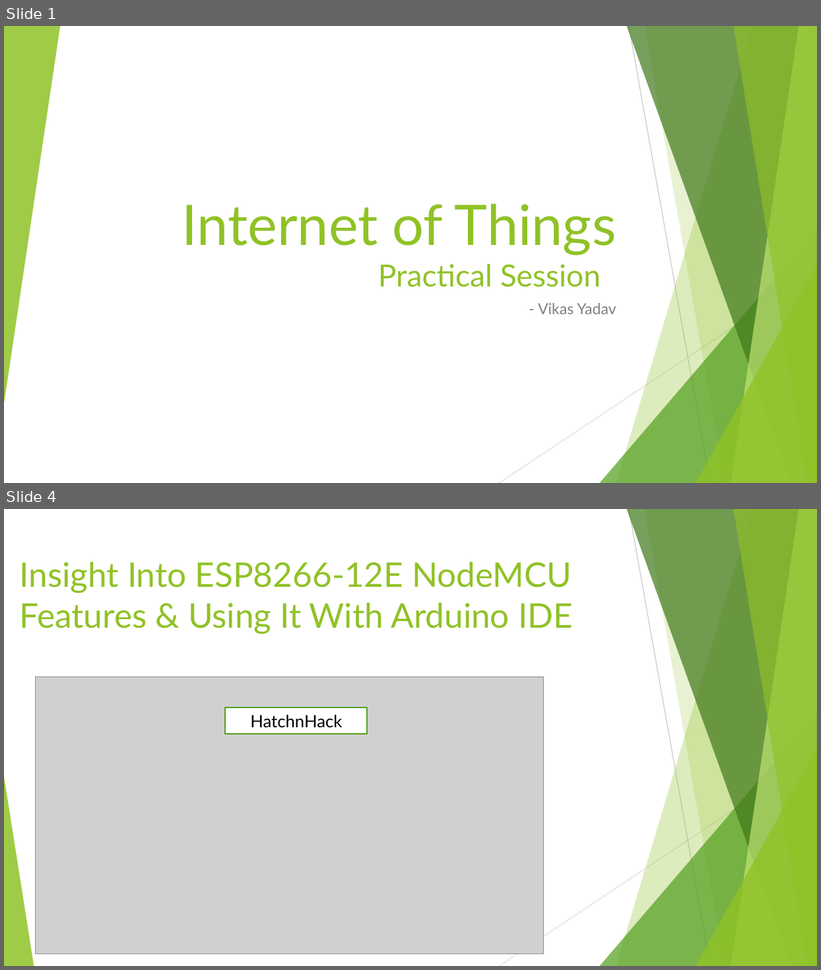
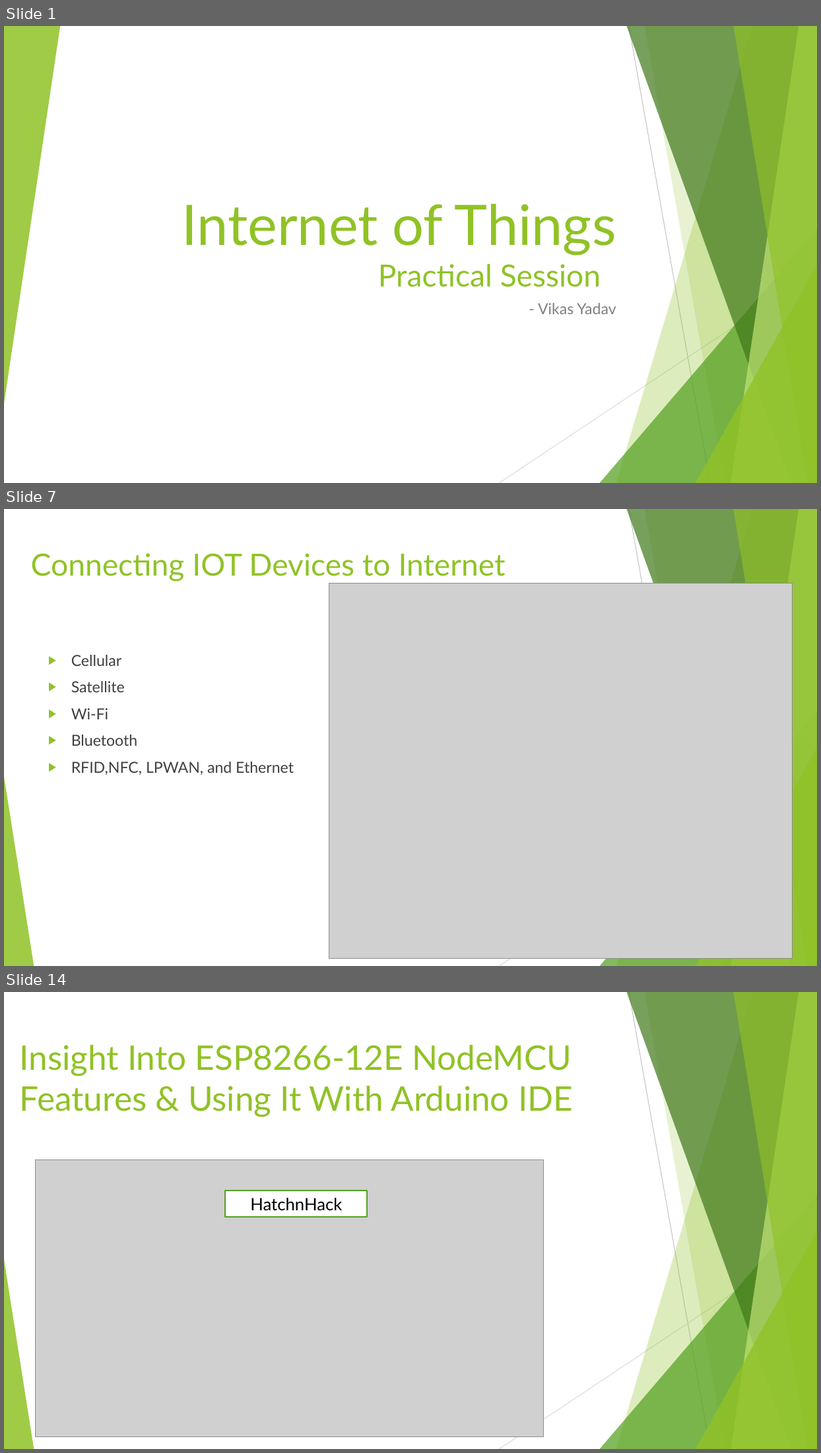
Before and after one commit to vikasyadavnsit/vikasyadavnsit.github.io, a slide deck: Internet of Things.pptx. Shown one above the other, each under a label of ours: slides 1 and 4 before the commit, slides 1, 7 and 14 after it; the slides between them are not shown. The pictures are 821x970 and 821x1453 pixels, drawn with LibreOffice and Linux fonts; fonts in the diff are those of the drawing; grey boxes stand for pictures. Boxes give left, top, right and bottom in pixels: in the first picture for what was removed or moved away, otherwise in the second. Text is boxed around its words. In the diff, an @@ line names an element or a change of style, - is before the commit and + after.

```diff
--- a/Internet of Things.pptx
+++ b/Internet of Things.pptx
@@ slide 7 added at box(4, 509, 817, 966), background #FFFFFF; not listed: 10 template elements that a slide beside it also shows @@
@@ title added at box(31, 553, 506, 582), 36 pt, text #90C226 @@
+Connecting IOT Devices to Internet
@@ picture added at box(329, 584, 793, 959) @@
@@ text added at box(71, 655, 294, 775), 18 pt, text #404040 @@
+▶ Cellular
+▶ Satellite
+▶ Wi-Fi
+▶ Bluetooth
+▶ RFID,NFC, LPWAN, and Ethernet
@@ what was slide 4 is now slide 14 @@
```
Also in this commit, not shown: 4 slides changed, 15 other slides added.
